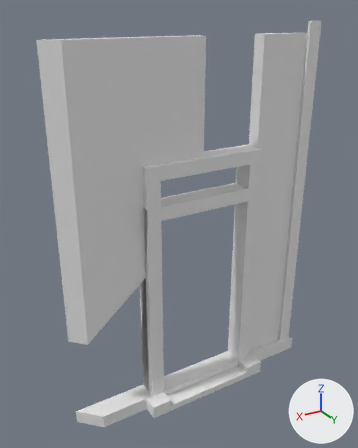
Before and after pictures for a commit that changed the FBX model Assets/3D Models/HouseModels/burnt_h1_parts/burnt_h1_wall_g.fbx.
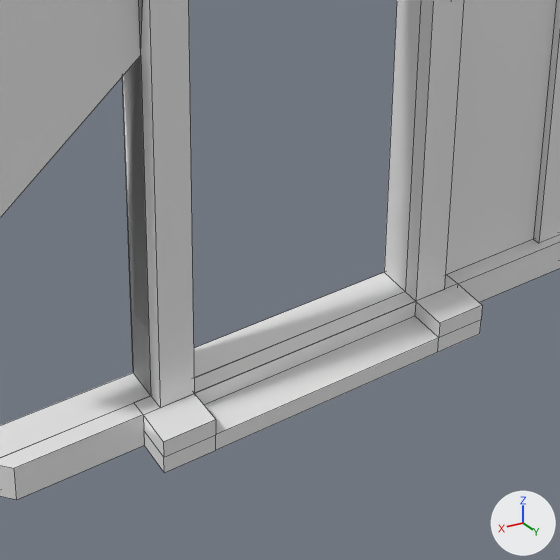
Each version appears first whole from a 50 mm lens placed at (3.61, 13.09, 13.83), pointed at (-4.59, -0.57, 7.0), and next in a close-up on the part from 27% to 80% of the width and 58% to 100% of the height. The axes (+X, +Y, +Z) are drawn at lower right. The lights are the same throughout. The last two pictures show the newer version. The close-ups show mesh edges as thin lines.

The first close-up shows 'burnt_h1_wall_g'.
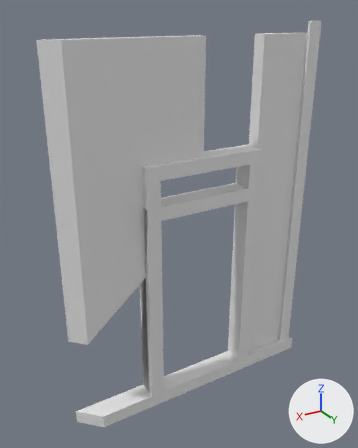
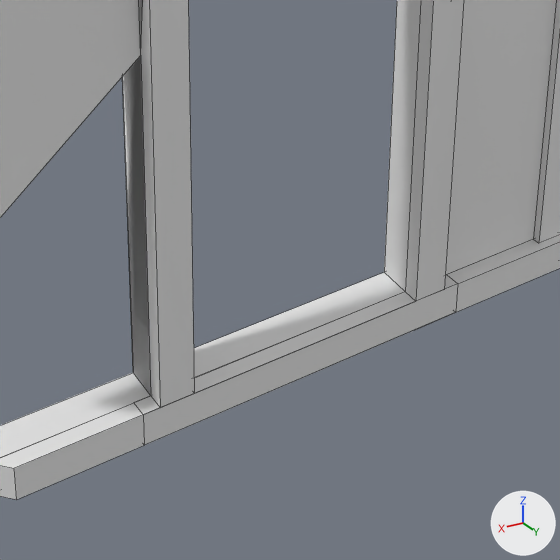
Boxes [x1, y1, x2, y2] around the edits, measured in the close-ups (560 x 560 px):
```json
{"part": 1, "of": "me_cube_031", "change": "cut back", "before": [143, 284, 482, 473], "after": [143, 284, 458, 445]}
```

Edits to the scene script, one JSON object a line:
```json
{"block": "me_cube_031", "where": "# used by ob_burnt_h1_wall_g; location = (-5.21, -0.08, 6.76)"}
{"op": "remove", "block": "me_cube_031", "code": "me_cube_031.from_pydata(...)  # 118 vertices, 115 faces; spans x -4.89..4.89, y -0.65..0.65, z -6.76..6.76"}
{"op": "add", "block": "me_cube_031", "code": "me_cube_031.from_pydata(...)  # 100 vertices, 94 faces; spans x -4.89..4.89, y -0.65..0.1, z -6.76..6.76"}
{"block": "me_cube_031", "change": "me_cube_031 part 1"}
{"block": "me_cube_031", "change": "18 vertices are removed from x -2.64..2.39, y -0.15..0.65, z -6.76..-6.26"}
{"block": "me_cube_031", "change": "22 faces are deleted"}
{"block": "me_cube_031", "change": "1 new face joins them"}
```
